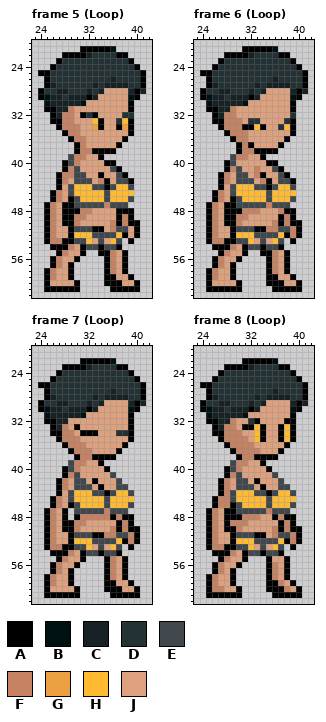
A pixel-art file gets an edit: NPC/Sasha.ase. Above: the version before the commit.
64x64 pixels, 15 frames. Colours within 5 levels of each other are drawn and written as one. Shown: frame 5 (Loop): x 23..42, y 20..62; frame 6 (Loop): x 23..42, y 20..62; frame 7 (Loop): x 23..42, y 20..62; frame 8 (Loop): x 23..42, y 20..62. The commit also changed other frames, which this record leaves out.
Visible layers, top first: "Eyes", "Clothes", "Hair", "Head", "Body".
Palette (. is transparent): A #000000  B #001114  C #172224  D #233235  E #41484d  F #c78361  G #eda042  H #ffba30  J #dfa17d
Pixels before, frame 5 (Loop), first column x 24:
21 .......AAAAAB.....
22 ....AAAACDDDDAA...
23 ...ADDDDDDDDDDDA..
24 ..ADDDDDDDDDDDDDA.
25 AADDDDDDDDDDDDDDDA
26 .ADDDDDDDDDDCDDDDA
27 .ACDDDDDDCDCCCCDDA
28 ADDCCDDDCDCJJJJCAC
29 ABCCDCCCACJJJJJBA.
30 .BCCCCCBJJJJJJJA..
31 .AACCFJJJJJJJJJA..
32 ..ACFFJADAJJJJDD..
33 ..AAFFJJJHAJJDHA..
34 ...AFFFJJGAJJAGA..
35 ....AFFJJJJJJJJA..
36 .....AFFJJJJJJA...
37 ......AFJJJJJA....
38 ......AFFAAAA.....
39 .....EFFJJA.......
40 ....AEFJJJJAA.....
41 ....AFEJJJJJEA....
42 ...AFFEEJJAJJEA...
43 ...AFJEEEJFAJEEA..
44 ...AJEHHHEEAEHHE..
45 ..AFJEHHHHHEHHHH..
46 ..AFJAEHHHHEHHHE..
47 .AFJAAEEEEEFEEE...
48 .AFJAAAFFJJJJAAA..
49 .AFJAAFFJJJJJAFA..
50 .AFJAAFJJJJJFAFAA.
51 .AFJJAEEEAAJFEEJA.
52 .AFJJAHHHEEEEHAJA.
53 .AFFAAEEHJEJHE.A..
54 ..AAAFJAEEAEEA....
55 ...AFJJA..AAFJA...
56 ..AFJJA....AFJA...
57 ..AFJA.....AFJA...
58 .AFJJA.....AFJA...
59 .AFJJA.....AAJJA..
60 .AJJJJA....AAAJJA.
61 .AAAAAA.....AAAAA.
Pixels before, frame 6 (Loop), first column x 24:
21 .......AAAAAB.....
22 ....AAAACDDDDAA...
23 ...ADDDDDDDDDDDA..
24 ..ADDDDDDDDDDDDDA.
25 AADDDDDDDDDDDDDDDA
26 .ADDDDDDDDDDCDDDDA
27 .ACDDDDDDCDCCCCDDA
28 ADDCCDDDCDCJJJJCAC
29 ABCCDCCCACJJJJJBA.
30 .BCCCCCBJJJJJJJA..
31 .AACCFJJJJJJJJJA..
32 ..ACFFJJJJJJJJJD..
33 ..AAFFFJDDJJJJDA..
34 ...AFFFAAHAJJDHA..
35 ....AFFFJJJJJJJA..
36 .....AFFJJJJJJA...
37 ......AFAJJJJA....
38 ......AFFAAAA.....
39 .....EFFJJA.......
40 ....AEJJJJJAA.....
41 ....AFEJJFJJEA....
42 ...AFJEEJFAJJEA...
43 ...AFJEEEJFAJEEA..
44 ...AJEHHHEEAEHHE..
45 ..AFJEHHHHHEHHHH..
46 ..AFJAEHHHHEHHHE..
47 .AFJAAEEEEEFEEE...
48 .AFJAAAFFFJJJFAA..
49 .AFJAAFFJJJJJAFA..
50 .AFJAAFJJJJJFAFAA.
51 .AFJJAEEEAAFFEEFA.
52 .AFJJAHHHEEEEHAFA.
53 .AFFAAEEHJEJHE.A..
54 ..AAAFJAEEAEEA....
55 ...AFJJA..AAFJA...
56 ..AFJJA....AFJA...
57 ..AFJA.....AFJA...
58 .AFJJA.....AFJA...
59 .AFJJA.....AAJJA..
60 .AJJJJA....AAAJJA.
61 .AAAAAA.....AAAAA.
Pixels before, frame 7 (Loop), first column x 24:
22 .......AAAAAB.....
23 ....AAAACDDDDAA...
24 ...ADDDDDDDDDDDA..
25 ..ADDDDDDDDDDDDDA.
26 AADDDDDDDDDDDDDDDA
27 .ADDDDDDDDDDCDDDDA
28 .ACDDDDDDCDCCCCDDA
29 ADDCCDDDCDCJJJJCAC
30 ABCCDCCCACJJJJJBA.
31 .BCCCCCBJJJJJJJA..
32 .AACCJJJJJJJJJJA..
33 ..ACFJAJJJJJJJJA..
34 ..AAFFJAAAJJJDDA..
35 ...AFFFJJJJJJJJA..
36 ....AFFFJJJJJJA...
37 .....AFFFJJJJA....
38 ......AFFAAAA.....
39 .....EFFJJA.......
40 ....AEFJJJJA......
41 ....AFEJJJJJE.....
42 ...AFJEEJAJJJE....
43 ...AFJEEEJAJJEE...
44 ...AJEHHHEEAEHHE..
45 ..AFJEHHHHHEHHHH..
46 ..AFJAEHHHHEHHHE..
47 .AFJA.EEEEEFEEE...
48 .AFJA.AFFFFFAFAA..
49 .AFJAAFFJJJJJAFA..
50 .AFJAAFJJJJJFAFAA.
51 .AFJJAEEEAAFFEEFA.
52 .AFJJAHHHEEEEHAFA.
53 .AFFAAEEHJEJHE.A..
54 ..AAAFJAEEAEEA....
55 ...AFJJA...AFJA...
56 ..AFJJA....AFJA...
57 ..AFJA.....AFJA...
58 .AFJJA.....AFJA...
59 .AFJJA.....AAJJA..
60 .AJJJJA....AAAJJA.
61 .AAAAAA.....AAAAA.
Pixels before, frame 8 (Loop), first column x 24:
22 .......AAAAAB.....
23 ....AAAACDDDDAA...
24 ...ADDDDDDDDDDDA..
25 ..ADDDDDDDDDDDDDA.
26 AADDDDDDDDDDDDDDDA
27 .ADDDDDDDDDDCDDDDA
28 .ACDDDDDDCDCCCCDDA
29 ADDCCDDDCDCJJJJCAC
30 ABCCDCCCACJJJJJBA.
31 .BCCCCCBJJJJJJJA..
32 .AACCFJJDAJJJJAA..
33 ..ACFFJAAHAJJAHA..
34 ..AAFFFJJHAJJAHA..
35 ...AFFFFJHAJJAHA..
36 ....AFFFFJJJJJA...
37 .....AFFFFJJJA....
38 ......AFFAAAA.....
39 .....EFFJJA.......
40 ....AEFJJJJA......
41 ....AFEJJJJJE.....
42 ...AFJEEJAJJJE....
43 ...AFJEEEJAJJEE...
44 ...AFEHHHEEAEHHE..
45 ..AFFEHHHHHEHHHH..
46 ..AFFAEHHHHEHHHE..
47 .AFJAAEEEEEFEEE...
48 .AFJAAAFFFJJAFAA..
49 .AFJAFFFJJJJJAFA..
50 .AFJAAFJJJJJFAFAA.
51 .AFJJAEEEAAJFEEFA.
52 .AFJJAHHHEEEEHAFA.
53 .AFFAAEEHJEJHE.A..
54 ..AAAFJAEEAEEA....
55 ...AFJJA...AJJA...
56 ..AFJJA....AFJA...
57 ..AFJA.....AFJA...
58 .AFJJA.....AFJA...
59 .AFJJA.....AAFJA..
60 .AFFJJA....AAAFJA.
61 .AAAAAA.....AAAAA.
After the commit:
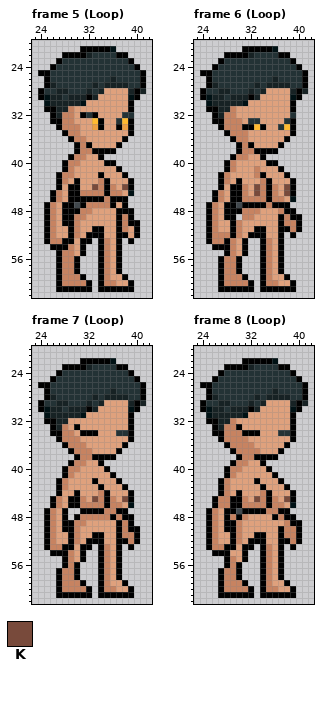
Colours new in this view: K #784a3b
Difference:
layer "Clothes" now hidden
Changed rows in their new state; - is an unchanged pixel.
Frame 5 (Loop):
first column x 25:
37 -------A--------
39 ----A-----------
40 ----F-----------
41 -----J-----J----
42 -----JJ-----J---
43 -----AJJ----JJ--
44 ----AAJJKF-FJKA-
45 ----AAFFFFAFFJB-
46 -----AAAAAFAAA.-
47 ------AFFF-AJA--
50 -----------J----
51 -----FJJ---JAF--
52 -----FJAAAJJA---
53 -----JAA.AFJA---
54 -------..-FJ----
55 ----F-----FJA.--
56 -.AFF----AFJA.--
57 -.AFFA---AFJA.--
58 ..AFFA---AFJA.--
59 ..AFFFA--AFJ-A.-
60 ..AFFFFA-AFFJ-A.
61 ..----AA-AA----.
Frame 6 (Loop):
first column x 25:
39 ----A-----------
40 ----F-----------
41 -----J-----J----
42 -----JJ-----J---
43 -----AJJ----JJ--
44 ----AAFJKF-FJKA-
45 ----AAFJKFAFJKA-
46 -----AFFFFAFFJB-
47 ------AAAA-AAA--
49 -----.-F-------A
50 ---J-------J--F-
51 -----FJJ--JJAA--
52 --FF-FJAAAJJA.A.
53 ----FJA..AFJA-.-
54 -------..-FJ----
55 --.AF-----FJA.--
56 -.AFF----AFJA.--
57 -.AFFA---AFJA.--
58 ..AFFA---AFJA.--
59 ..AFFFA--AFJ-A.-
60 ..AFFFFA-AFFJ-A.
61 ..----AA-AA----.
Frame 7 (Loop):
first column x 25:
39 ----A-----------
40 ----F-----------
41 -----J-----A----
42 -----JJ-----A---
43 -----JJJ----JA--
44 ----JAJJJF-JJJA-
45 ----AAFJKFAFJKA-
46 -----AFFFFAFFJB-
47 -----.AAAA-FAA--
50 -----------J----
51 -----FJJ--JJAF--
52 -----FJAAAJJA---
53 -----JAA.AFJA---
54 -------..-FJ----
55 --.AF----AFJA.--
56 -..AF----AFJA.--
57 -.AFFA---AFJA.--
58 ..AFFA---AFJA.--
59 ..AFFFA--AFJ-A.-
60 ..AFFFFA-AFFJ-A.
61 ..----AA-AA----.
Frame 8 (Loop):
first column x 30:
32 --JJ----J
33 AJJJJ--JJ
34 -AAAJ--DD
35 ---JJ--JJ
first column x 25:
39 ----A-----------
40 ----F-----------
41 -----J-----A----
42 -----JJ-----A---
43 -----JJJ----JA--
44 ----JAJJJF-JJJA-
45 ----AAFJKFAFJKA-
46 -----AFFFFAFFJB-
47 ------AAAA-FAA--
48 ----F--JJ-------
49 ----A-J-----J--A
50 -----------J--F-
51 -----FJJ---JAF--
52 -----FJAAAJJA---
53 -----JAA.AFJA---
54 ----J--..-FJ----
55 --.AF----AF-A.--
56 -..AF----AFJA.--
57 -.AFFA---AFJA.--
58 ..AFFA---AFJA.--
59 ..AFFFA--AFJJA.-
60 ..AFFFFA-AFFJJA.
61 ..----AA-AA----.
